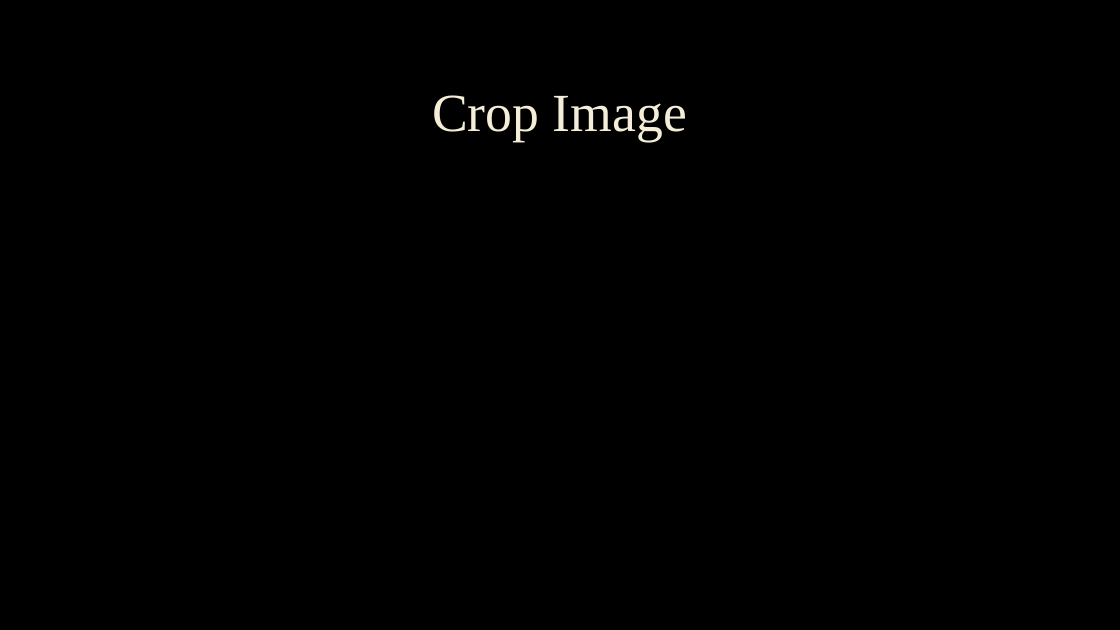
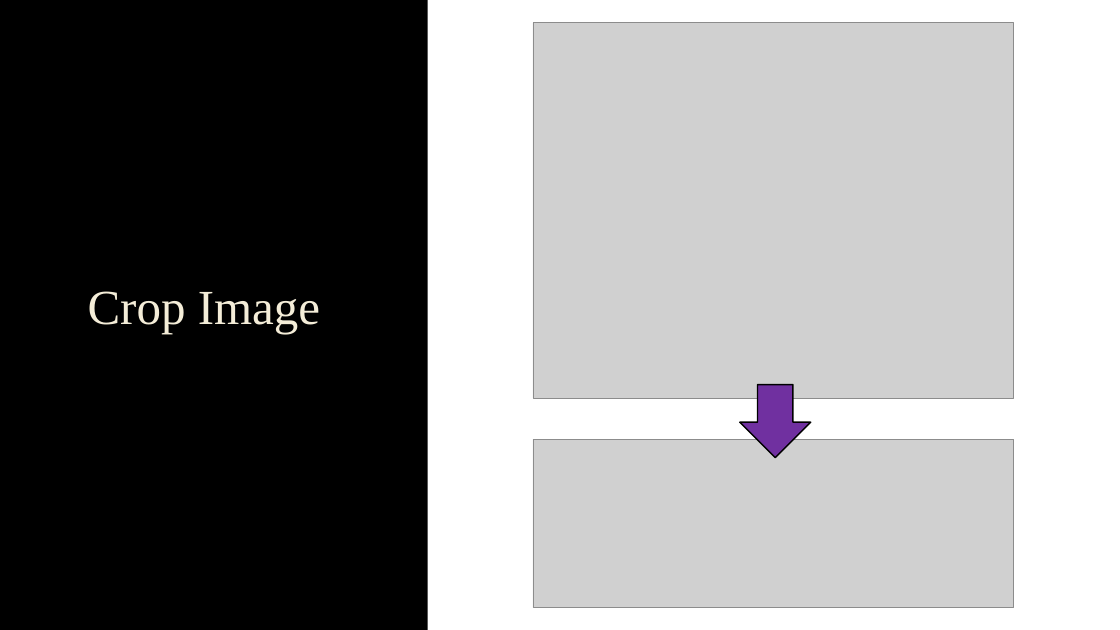
Before and after one commit to RealistikG/jow102_mmp, a slide deck: slide 9 of Mid_project_demo.pptx. Drawn at 1120x630 pixels with LibreOffice and Linux fonts; fonts in the diff are those of the drawing; grey boxes stand for pictures; background and template pictures are left out. Boxes give left, top, right and bottom in pixels: in the first picture for what was removed or moved away, otherwise in the second. Text is boxed around its words. In the diff, an @@ line names an element or a change of style, - is before the commit and + after.

```diff
--- a/Mid_project_demo.pptx
+++ b/Mid_project_demo.pptx
@@ rectangle added at [428, 0, 1120, 630], fill #FFFFFF @@
@@ picture added at [534, 23, 1014, 398] @@
@@ title "Crop Image": place and size @@
-title "Crop Image" at [432, 95, 687, 141]
+title "Crop Image" at [88, 291, 320, 334]
@@ title "Crop Image" at [88, 291, 320, 334]: size 46 to 42 pt; alignment centre to left; vertical alignment middle to bottom @@
@@ down arrow added at [740, 385, 811, 458], fill #7030A0, outline #000000 1.25 pt @@
@@ picture added at [534, 439, 1014, 608] @@
```
Also in this commit, not shown: 4 other slides changed, 2 slides added.
